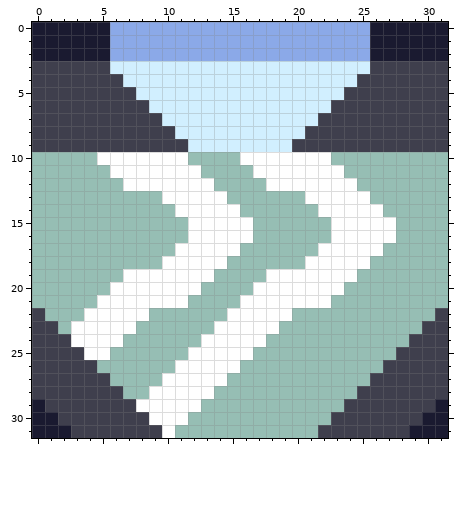
Pixel-art sprite, stored at sprites/blocks/liquid/magnesium-conduit-top-2.png. The picture above is the old version.
The file is 32x32 pixels.
Once edited:
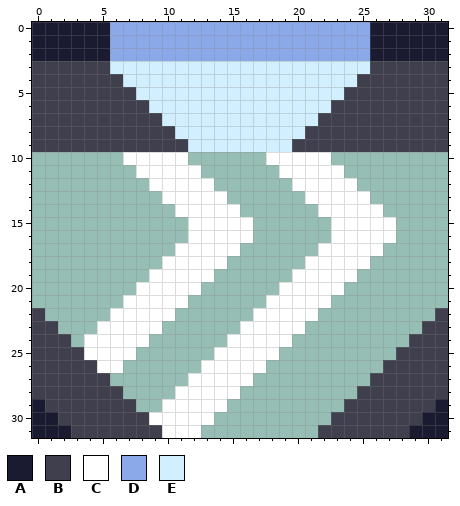
Palette (. is transparent): A #1a1a30  B #3f3f4d  C #ffffff  D #8ba9e8  E #d1efff
The edit:
Colour C now appears in row 22 at x 9 to 10 and 20 to 21; in row 23 at x 8 to 9 and 19 to 20; in row 24 at x 7 to 8 and 18 to 19; in row 25 at x 6 to 7 and 17 to 18; in row 26 at x 5 to 6 and 16 to 17; in row 27 at x 15 to 16.
Colour C now appears in row 28 at x 14 to 15; in row 29 at x 13 to 14; in row 30 at x 12 to 13; in row 31 at x 11 to 12.
The edit erases colour C in row 10 at x 5 to 6 and 16 to 17; in row 11 at x 6 to 7 and 17 to 18; in row 12 at x 7 to 8 and 18 to 19; in row 19 at x 7 to 8 and 18 to 19; in row 20 at x 6 to 7 and 17 to 18; in row 21 at x 5 to 6 and 16 to 17.
The edit erases colour C in row 22 at x 4 to 5 and 15 to 16; in row 23 at x 3 to 4 and 14 to 15; in row 24 at x 3 and 13 to 14; in row 25 at x 12 to 13; in row 26 at x 11 to 12; in row 27 at x 10 to 11.
The edit erases colour C in row 28 at x 9 to 10; in row 29 at x 8 to 9.
